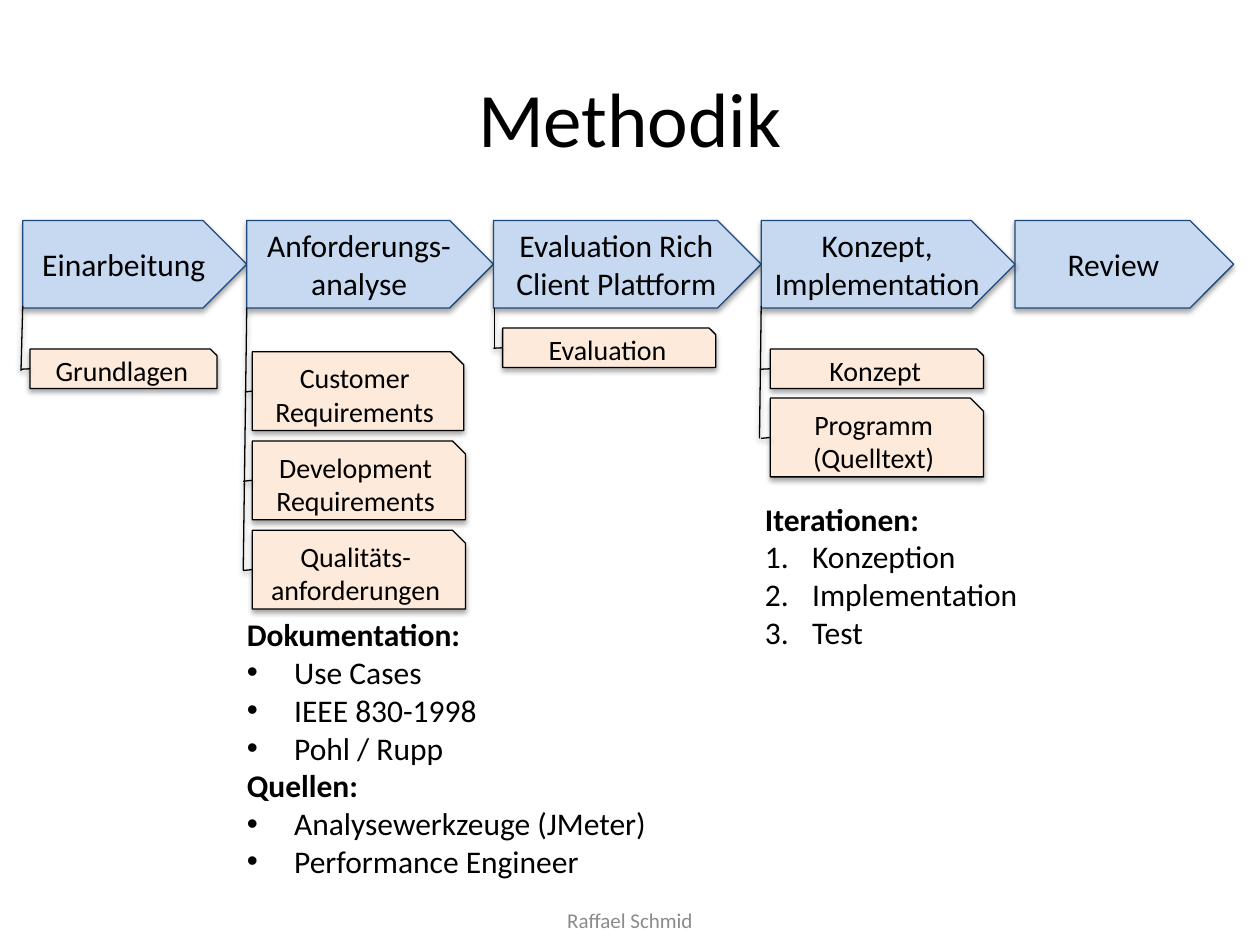
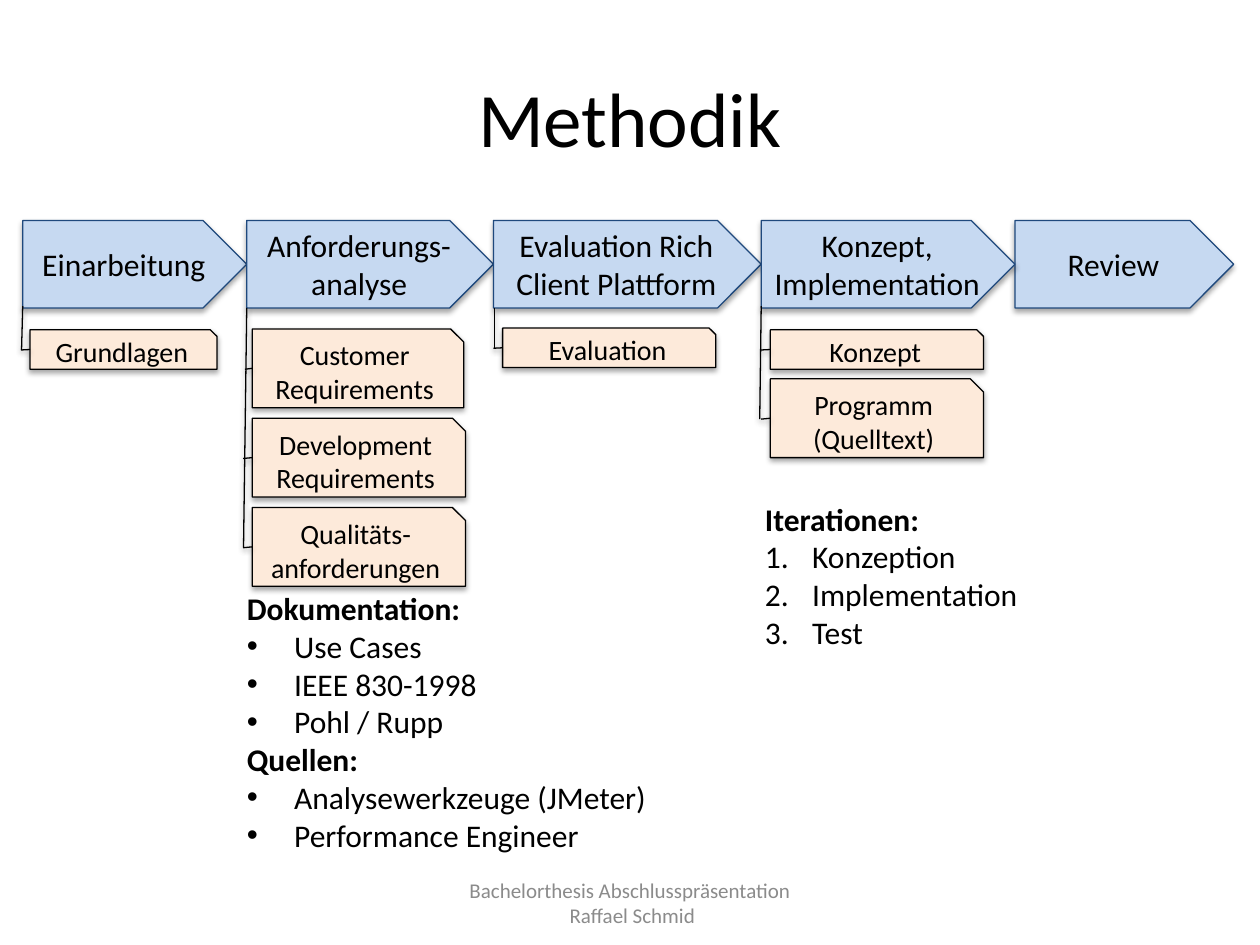
Before and after one commit to raffaelschmid/bachelorthesis, a slide deck: slide 4 of Dokumentation/Abschlusspraesentation/rschmid_bachelorthesis_abschlusspraesentation.pptx. Drawn at 1260x945 pixels with LibreOffice and Linux fonts; fonts in the diff are those of the drawing. Boxes give left, top, right and bottom in pixels: in the first picture for what was removed or moved away, otherwise in the second. Text is boxed around its words. In the diff, an @@ line names an element or a change of style, - is before the commit and + after.

```diff
--- a/Dokumentation/Abschlusspraesentation/rschmid_bachelorthesis_abschlusspraesentation.pptx
+++ b/Dokumentation/Abschlusspraesentation/rschmid_bachelorthesis_abschlusspraesentation.pptx
@@ line moved from (23, 306) - (21, 370) to (23, 306) - (21, 350) @@
@@ line moved from (247, 307) - (243, 571) to (247, 307) - (243, 548) @@
@@ line moved from (761, 306) - (760, 438) to (761, 306) - (760, 420) @@
@@ 4 snip rects, 3 lines: place and size @@
-4 snip rects, 3 lines at box(21, 349, 983, 609)
+4 snip rects, 3 lines at box(21, 330, 983, 586)
@@ 3 lines, 2 snip rects, 1 text: place and size @@
-3 lines, 2 snip rects, 1 text at box(243, 352, 645, 879)
+3 lines, 2 snip rects, 1 text at box(243, 329, 645, 853)
@@ text at box(469, 883, 790, 923): text changed @@
-Raffael Schmid
+Bachelorthesis Abschlusspräsentation
+Raffael Schmid
```
Also in this commit, not shown: 11 other slides changed, 1 slide added, 1 other file.
